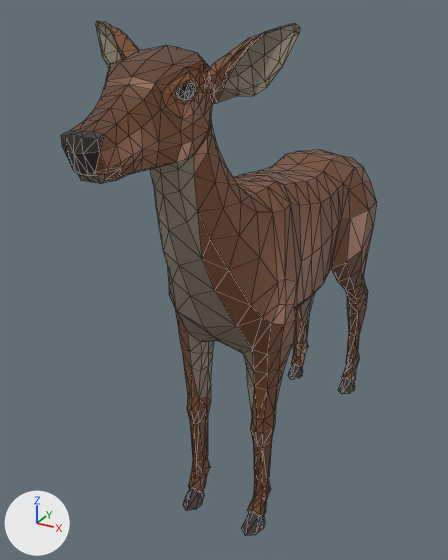
The glTF model public/assets/models/deer.glb: old version first, new version second.
Both versions are drawn from a 50 mm lens placed at (2.17, -5.13, 4.34), pointed at (-0.27, -0.7, 2.13). Every picture has the same lights, and +X, +Y and +Z are marked at lower left. The first picture is the older version. Mesh edges are drawn as thin lines. Where no turn or scale is listed for an object, it has been applied to the vertices. Vertices at exactly the same position are counted once.

In view in the first picture: 'Deer'.
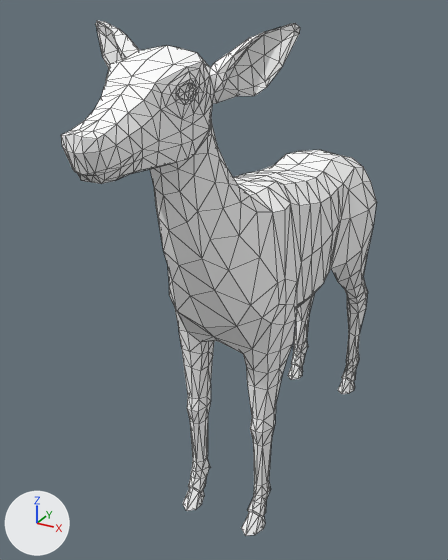
Boxes [x1, y1, x2, y2] around the edits, measured in the pictures (448 x 560 px):
part 1 of me_deer, recoloured
    both: [77, 21, 350, 414]
part 2 of me_deer, recoloured (brown to grey)
    both: [95, 21, 376, 518]
part 3 of me_deer, recoloured (brown to white)
    both: [70, 45, 203, 134]
part 4 of me_deer, recoloured
    both: [61, 130, 355, 536]
part 5 of me_deer, recoloured (brown to grey)
    both: [162, 68, 205, 120]
part 6 of me_deer, recoloured
    both: [176, 83, 194, 100]

Patch to the scene script:
```diff
--- a/public/assets/models/deer.glb.py
+++ b/public/assets/models/deer.glb.py
@@ mat_deer_vc @@
+mat_deer_vc = bpy.data.materials.new('deer_VC')
+mat_deer_vc.use_nodes = True; mat_deer_vc.node_tree.nodes.clear()
+_N = mat_deer_vc.node_tree.nodes; _L = mat_deer_vc.node_tree.links
+n0 = _N.new('ShaderNodeBsdfPrincipled'); n0.name = 'Principled BSDF'
+n0.inputs[2].default_value = 0.9  # 'Roughness'
+n1 = _N.new('ShaderNodeOutputMaterial'); n1.name = 'Material Output'
+n2 = _N.new('ShaderNodeVertexColor'); n2.name = 'Color Attribute'
+_L.new(n0.outputs[0], n1.inputs[0])  # 'BSDF' to 'Surface'
+_L.new(n2.outputs[0], n0.inputs[0])  # 'Color' to 'Base Color'
@@ me_deer @@
 me_deer.from_pydata(...)  # 1051 vertices, 2096 faces; spans x -0.73..0.73, y -2.76..1.64, z -0.01..4.26
 # used by ob_deer; location = (0.0, 0.0, 0.0)
-me_deer.materials.append(mat_eye_white)
+# me_deer part 1: all 404 faces that had it switch from mat_main_light to mat_deer_vc
+# me_deer part 2: all 1310 faces that had it switch from mat_main to mat_deer_vc
+# me_deer part 3: all 76 faces that had it switch from mat_main_dark to mat_deer_vc
+# me_deer part 4: all 178 faces that had it switch from mat_hooves to mat_deer_vc
+# me_deer part 5: all 80 faces that had it switch from mat_eye_lighter to mat_deer_vc
+# me_deer part 6: all 44 faces that had it switch from mat_eye_black to mat_deer_vc
```
